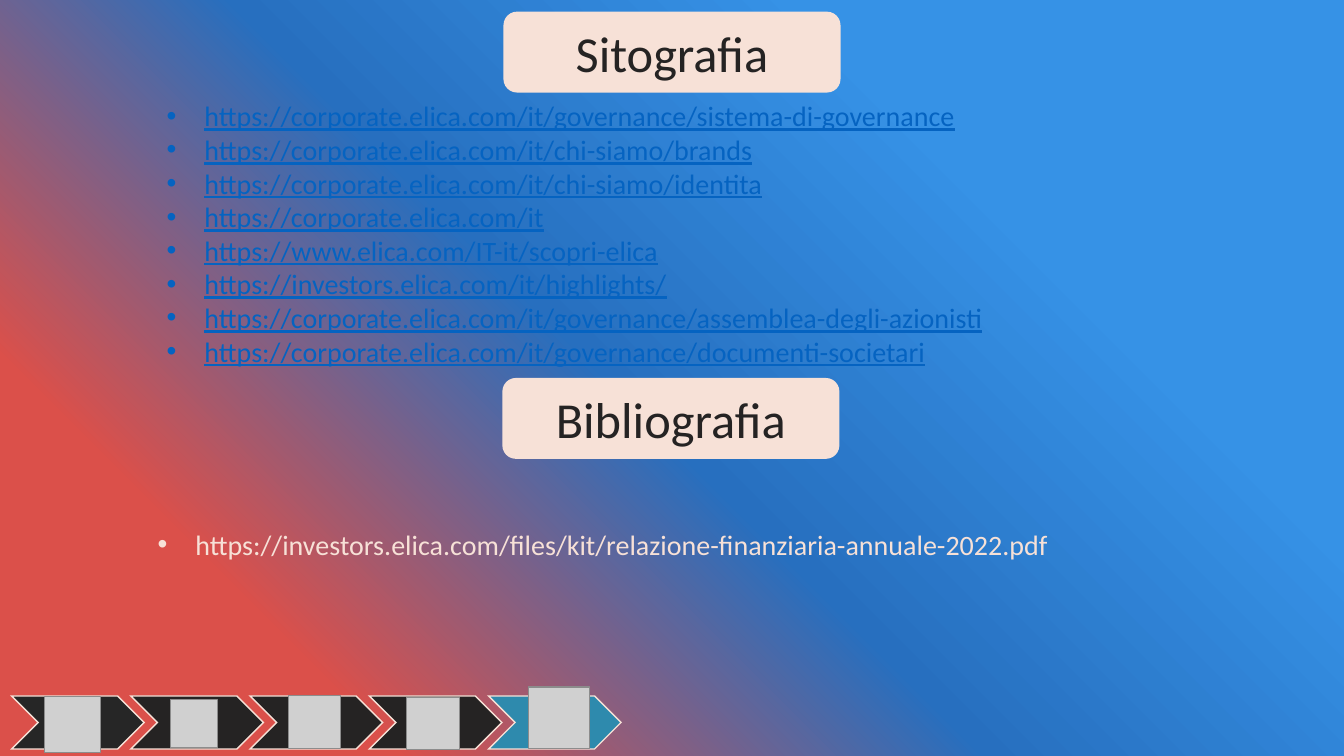
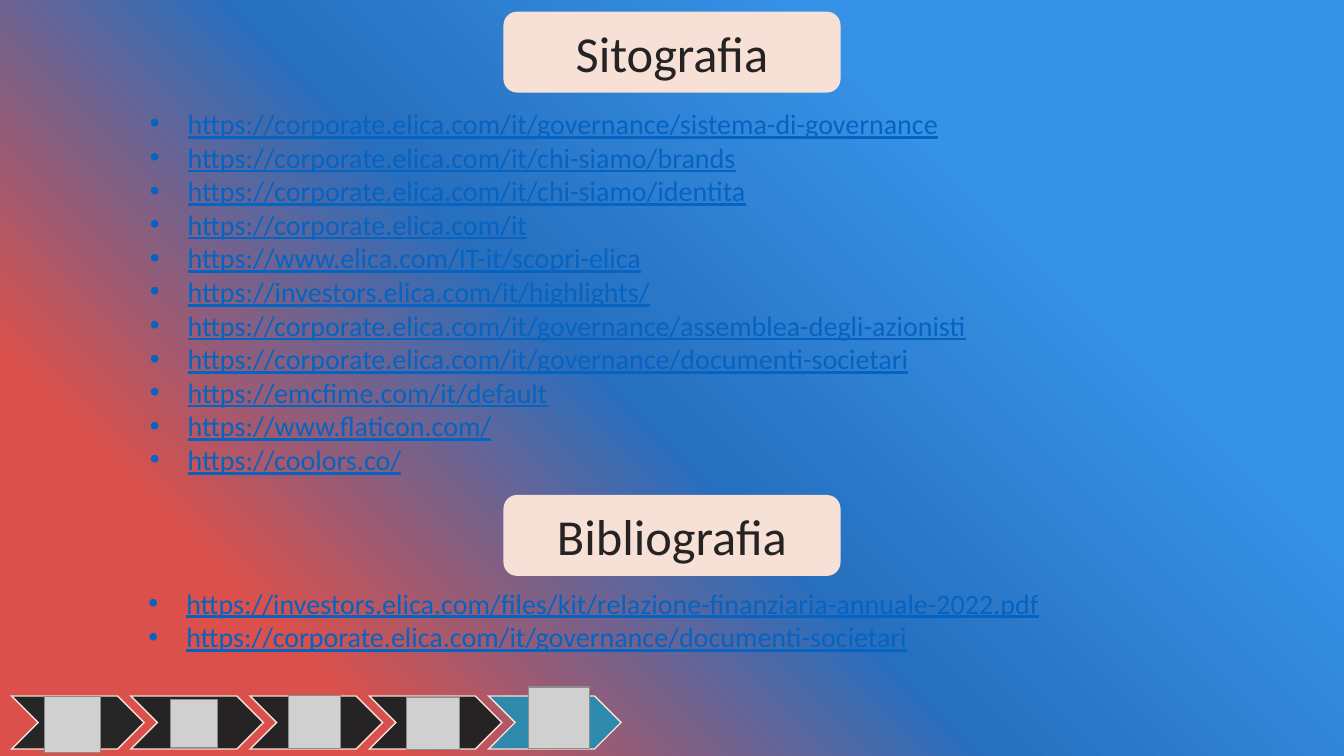
Before and after one commit to OMGitsDrake/PWEOA23-IDueMoschettieri, a slide deck: slide 15 of Elica [I Due Moschettieri].pptx. Drawn at 1344x756 pixels with LibreOffice and Linux fonts; fonts in the diff are those of the drawing; grey boxes stand for pictures. Boxes give left, top, right and bottom in pixels: in the first picture for what was removed or moved away, otherwise in the second. Text is boxed around its words. In the diff, an @@ line names an element or a change of style, - is before the commit and + after.

Commit message:
Bibliografia, c.sociale e n.azioni + finite slide post-bmc (dovrebbe essere finita)

```diff
--- a/Elica [I Due Moschettieri].pptx
+++ b/Elica [I Due Moschettieri].pptx
@@ text "https://corporate.elica.com/it/governance/sistema-di-governa ..." at (188,111,965,477): vertical alignment middle to top @@
@@ text at (188,380,548,477): paragraphs added @@
+• https://emcfime.com/it/default
+• https://www.flaticon.com/
+• https://coolors.co/
@@ rounded rectangle "Bibliografia": place and size @@
-rounded rectangle "Bibliografia" at (502,378,839,459)
+rounded rectangle "Bibliografia" at (503,495,840,576)
@@ text "https://investors.elica.com/files/kit/relazione-finanziaria- ..." at (186,590,1038,654): vertical alignment middle to top @@
@@ text "https://investors.elica.com/files/kit/relazione-finanziaria- ...": place and size @@
-text "https://investors.elica.com/files/kit/relazione-finanziaria- ..." at (195,532,1047,562)
+text "https://investors.elica.com/files/kit/relazione-finanziaria- ..." at (186,590,1038,654)
@@ text at (186,590,1038,620): text colour #F7E1D7 to #0563C1, underline on in "https://investors.elica.com/files/kit/relazione-finanziaria- ..." @@
@@ text at (186,624,906,654): paragraph added @@
+• https://corporate.elica.com/it/governance/documenti-societari
```
Also in this commit, not shown: 4 other slides changed.
